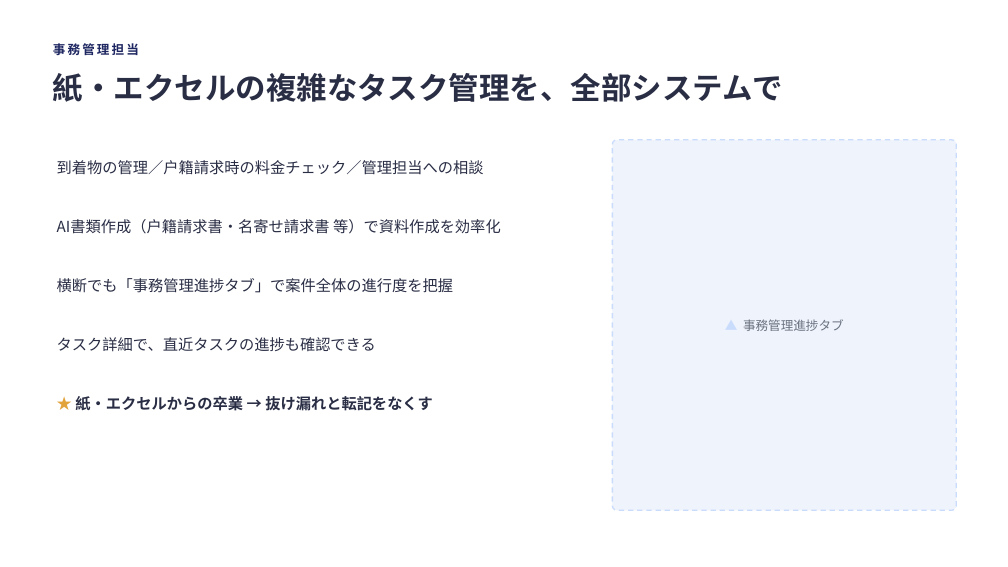
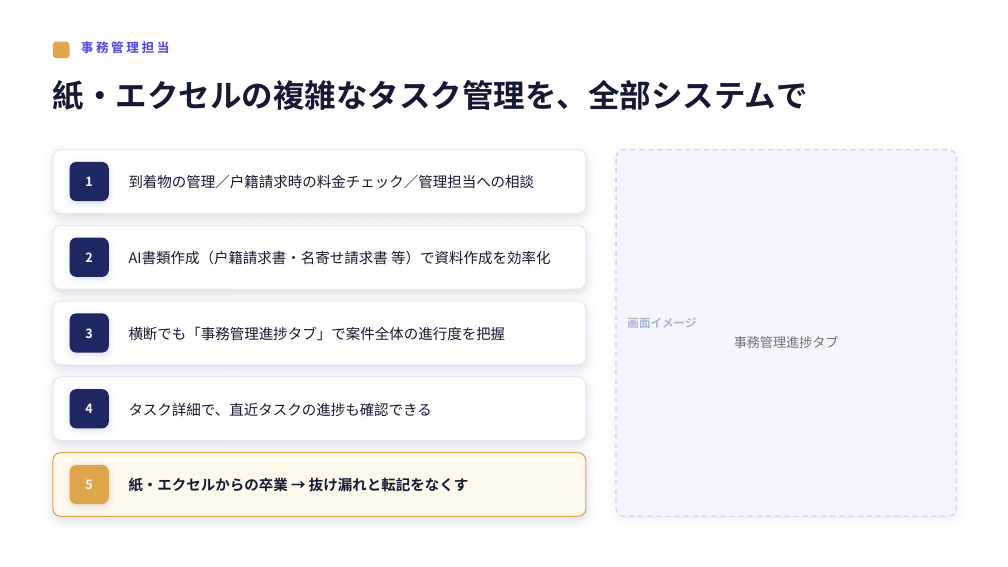
Before and after one commit to IVipcy/SouzokPlatform, a slide deck: slide 12 of docs/新システム移行説明会_rev2.pptx. Drawn at 1008x567 pixels with LibreOffice and Linux fonts; fonts in the diff are those of the drawing. Boxes give left, top, right and bottom in pixels: in the first picture for what was removed or moved away, otherwise in the second. Text is boxed around its words. In the diff, an @@ line names an element or a change of style, - is before the commit and + after.

Commit message:
移行説明会rev2 デザイン刷新：テキスト羅列をやめ、feature系スライドを「番号タイル＋ポイントカード」に。全カードにソフトシャドウ、見出しはゴールドアクセント＋インディゴのキッカー、画面イメージ枠も角丸＋影で整理。共通ヘルパー刷新で全22枚を一括底上げ。

```diff
--- a/docs/新システム移行説明会_rev2.pptx
+++ b/docs/新システム移行説明会_rev2.pptx
@@ rounded rectangle added at <box>53,42,70,58</box>, fill #E0A64B @@
@@ text "事務管理担当": place and size @@
-text "事務管理担当" at <box>53,43,139,55</box>
+text "事務管理担当" at <box>81,41,170,53</box>
@@ text "事務管理担当" at <box>81,41,170,53</box>: text colour #1E2761 to #4F46E5, letter spacing 2 to 2.5 pt @@
@@ text "紙・エクセルの複雑なタスク管理を、全部システムで": place and size @@
-text "紙・エクセルの複雑なタスク管理を、全部システムで" at <box>53,73,783,102</box>
+text "紙・エクセルの複雑なタスク管理を、全部システムで" at <box>53,80,808,110</box>
@@ text "紙・エクセルの複雑なタスク管理を、全部システムで" at <box>53,80,808,110</box>: size 29 to 30 pt, text colour #2A2E45 to #141A33 @@
@@ rounded rectangle added at <box>53,150,586,213</box>, fill #FFFFFF, outline #E4E9F2 1 pt @@
@@ rounded rectangle added at <box>70,162,109,201</box>, fill #1E2761, 12 pt, text #FFFFFF, bold @@
+1
@@ text "到着物の管理／戸籍請求時の料金チェック／管理担当への相談": place and size @@
-text "到着物の管理／戸籍請求時の料金チェック／管理担当への相談" at <box>57,160,484,175</box>
+text "到着物の管理／戸籍請求時の料金チェック／管理担当への相談" at <box>129,174,535,189</box>
@@ rounded rectangle added at <box>616,150,957,516</box>, fill #F3F6FD, outline #CDD8EE 1.25 pt dashed @@
@@ text "画面イメージ 事務管理進捗タブ": place and size @@
-text "画面イメージ 事務管理進捗タブ" at <box>613,140,957,510</box>
+text "画面イメージ 事務管理進捗タブ" at <box>627,318,839,348</box>
@@ text "画面イメージ 事務管理進捗タブ" at <box>627,318,839,348</box>: fill #EEF3FC to none; outline #CADCFC 1.25 pt dashed to none @@
@@ rounded rectangle added at <box>53,225,586,289</box>, fill #FFFFFF, outline #E4E9F2 1 pt @@
@@ rounded rectangle added at <box>70,237,109,277</box>, fill #1E2761, 12 pt, text #FFFFFF, bold @@
+2
@@ text "AI書類作成（戸籍請求書・名寄せ請求書 等）で資料作成を効率化": place and size @@
-text "AI書類作成（戸籍請求書・名寄せ請求書 等）で資料作成を効率化" at <box>57,219,501,234</box>
+text "AI書類作成（戸籍請求書・名寄せ請求書 等）で資料作成を効率化" at <box>129,250,550,265</box>
@@ rounded rectangle added at <box>53,301,586,364</box>, fill #FFFFFF, outline #E4E9F2 1 pt @@
@@ rounded rectangle added at <box>70,313,109,352</box>, fill #1E2761, 12 pt, text #FFFFFF, bold @@
+3
@@ text "横断でも「事務管理進捗タブ」で案件全体の進行度を把握": place and size @@
-text "横断でも「事務管理進捗タブ」で案件全体の進行度を把握" at <box>57,278,453,293</box>
+text "横断でも「事務管理進捗タブ」で案件全体の進行度を把握" at <box>129,326,506,341</box>
@@ text at <box>627,318,839,348</box>: text changed; size 12 to 12.5 pt @@
-▲ 事務管理進捗タブ
+画面イメージ
+事務管理進捗タブ
@@ rounded rectangle added at <box>53,377,586,441</box>, fill #FFFFFF, outline #E4E9F2 1 pt @@
@@ rounded rectangle added at <box>70,389,109,429</box>, fill #1E2761, 12 pt, text #FFFFFF, bold @@
+4
@@ size 14.5 to 13.8 pt, text colour #2A2E45 to #141A33; bullet • to none; line spacing 1.02 to 1.06 in 4 elements at <box>129,174,535,189</box>, <box>129,250,550,265</box>, <box>129,326,506,341</box>, <box>129,402,432,416</box> @@
@@ text "タスク詳細で、直近タスクの進捗も確認できる": place and size @@
-text "タスク詳細で、直近タスクの進捗も確認できる" at <box>57,337,376,352</box>
+text "タスク詳細で、直近タスクの進捗も確認できる" at <box>129,402,432,416</box>
@@ rounded rectangle added at <box>53,453,586,516</box>, fill #FFF8EC, outline #E0A64B 1 pt @@
@@ rounded rectangle added at <box>70,465,109,504</box>, fill #E0A64B, 12 pt, text #FFFFFF, bold @@
+5
@@ text at <box>129,477,468,492</box>: text changed; size 14.5 to 13.8 pt; text colour #2A2E45 to #141A33 @@
-★ 紙・エクセルからの卒業 → 抜け漏れと転記をなくす
+紙・エクセルからの卒業 → 抜け漏れと転記をなくす
```
Also in this commit, not shown: 21 other slides changed.
